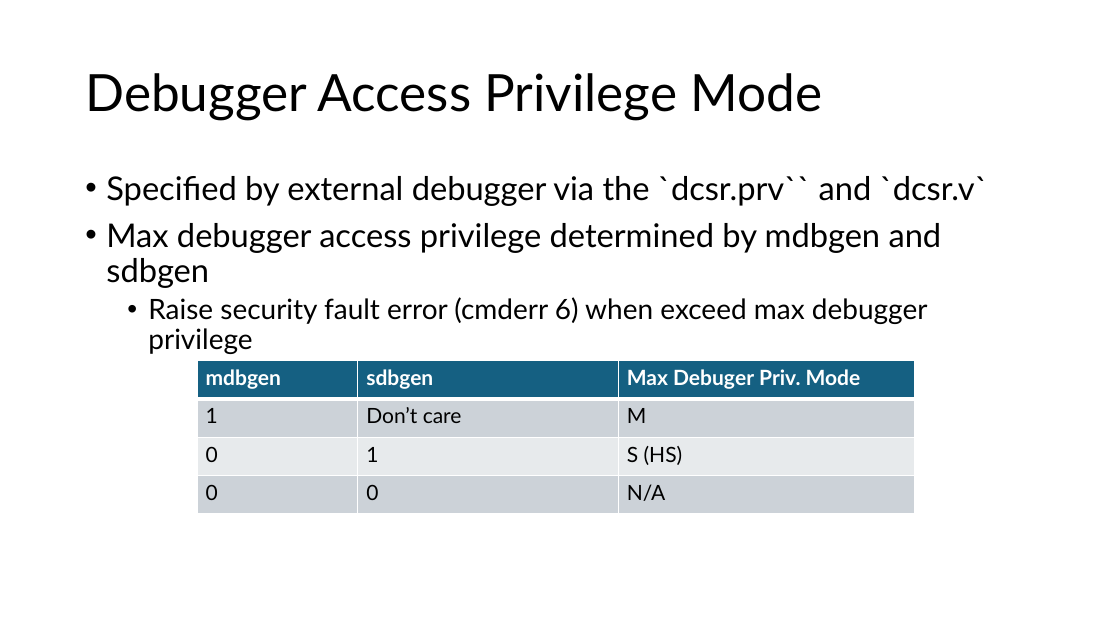
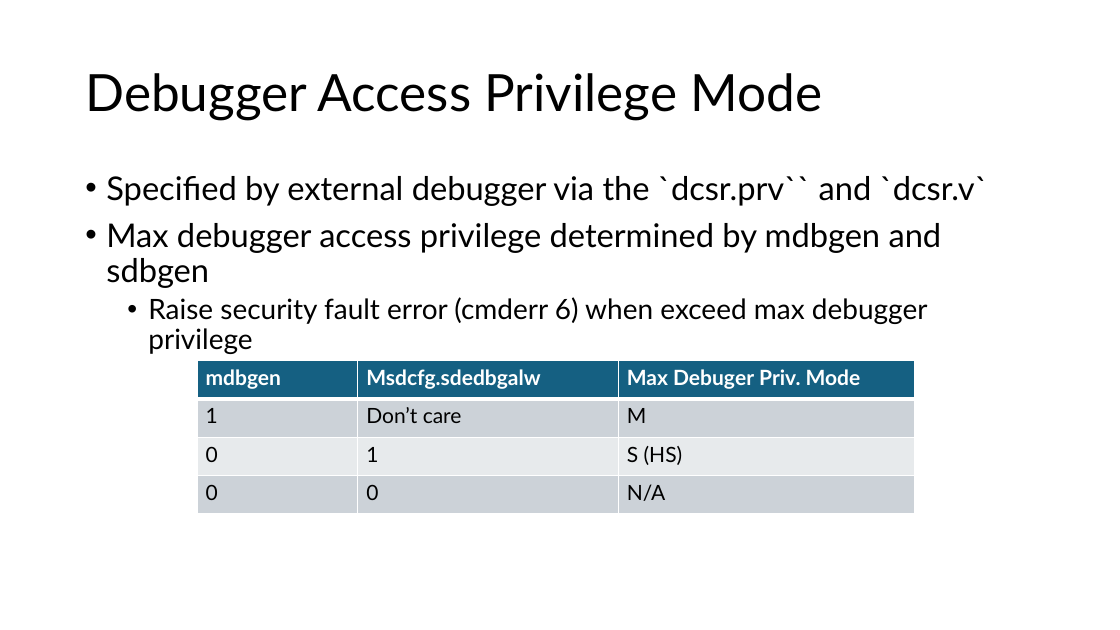
Before and after one commit to riscv-admin/external-debug-security, a slide deck: slide 8 of meetings/External debug security specification review.pptx (slide 3 before the commit). Drawn at 1120x630 pixels with LibreOffice and Linux fonts; fonts in the diff are those of the drawing. Boxes give left, top, right and bottom in pixels: in the first picture for what was removed or moved away, otherwise in the second. Text is boxed around its words. In the diff, an @@ line names an element or a change of style, - is before the commit and + after.

```diff
--- a/meetings/External debug security specification review.pptx
+++ b/meetings/External debug security specification review.pptx
@@ table at box(197, 361, 914, 514) @@
-row 1, column 2: sdbgen
+row 1, column 2: Msdcfg.sdedbgalw
```
Also in this commit, not shown: 5 other slides changed, 6 slides added, 2 slides removed.
